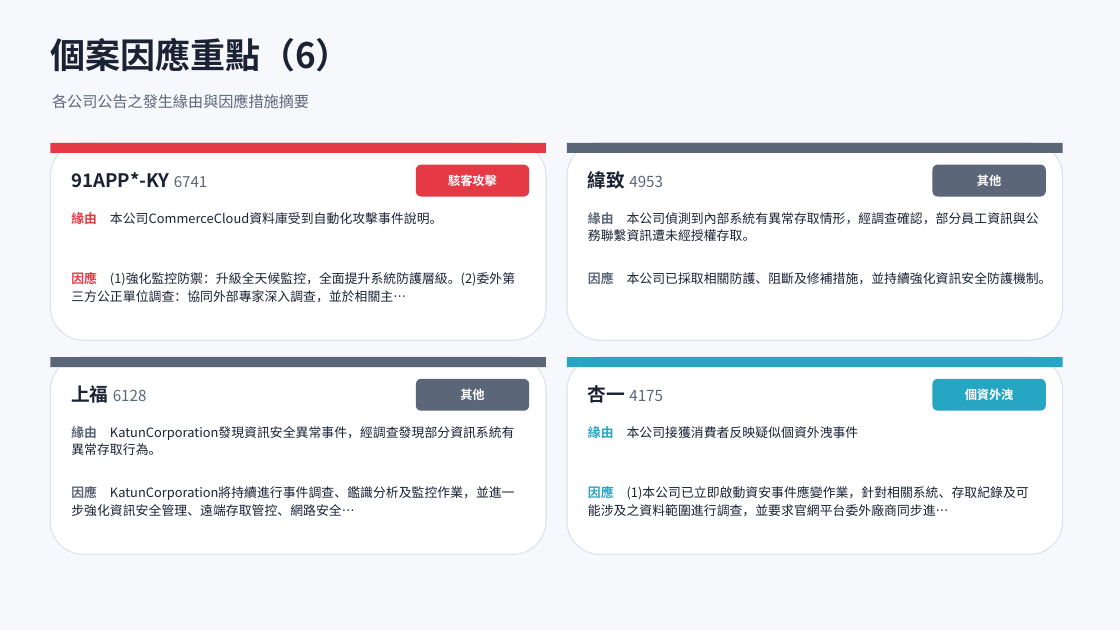
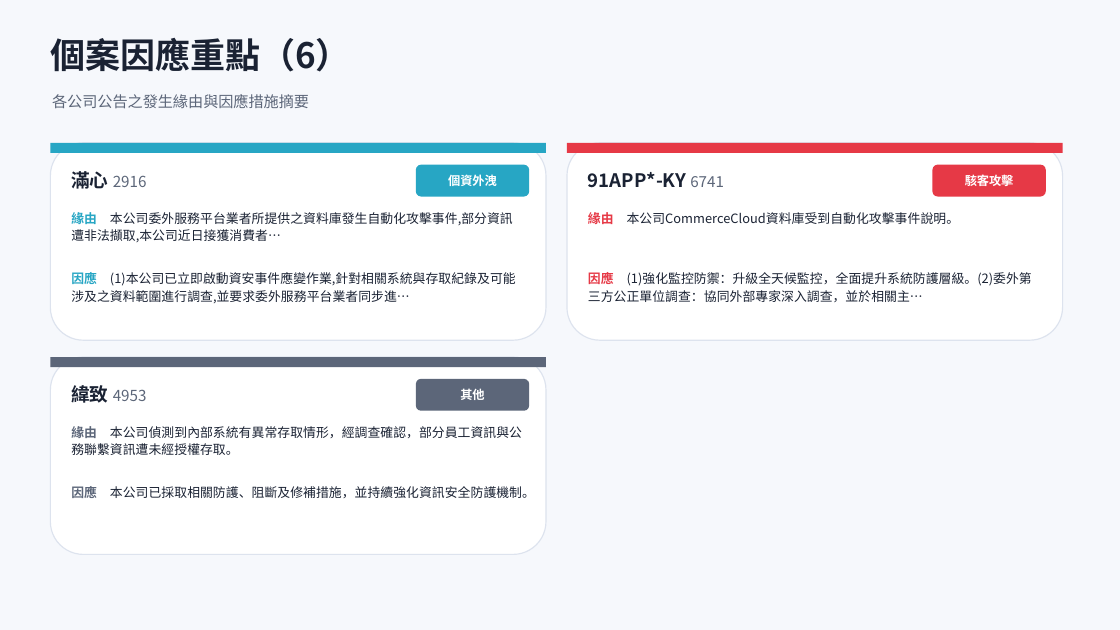
Before and after one commit to Johnnylin77/mops-isec-monitor, a slide deck: slide 11 of 資安事件因應分析.pptx. Drawn at 1120x630 pixels with LibreOffice and Linux fonts; fonts in the diff are those of the drawing. Boxes give left, top, right and bottom in pixels: in the first picture for what was removed or moved away, otherwise in the second. Text is boxed around its words. In the diff, an @@ line names an element or a change of style, - is before the commit and + after.

```diff
--- a/資安事件因應分析.pptx
+++ b/資安事件因應分析.pptx
@@ rectangle at (50, 143, 546, 153): fill #E63946 to #27A6C4 @@
@@ rectangle at (567, 143, 1063, 153): fill #5C6679 to #E63946 @@
@@ text at (71, 171, 147, 189): text changed; size 16 to 13 pt; text colour #1A2233 to #5C6679; bold off @@
-91APP*-KY 6741
+滿心 2916
@@ rounded rectangle at (416, 165, 529, 197): fill #E63946 to #27A6C4 @@
@@ text at (448, 174, 497, 186): text changed @@
-駭客攻擊
+個資外洩
@@ text at (588, 172, 724, 188): text changed; size 13 to 16 pt; text colour #5C6679 to #1A2233; bold on @@
-緯致 4953
+91APP*-KY 6741
@@ rounded rectangle at (933, 165, 1046, 197): fill #5C6679 to #E63946 @@
@@ text at (965, 175, 1014, 186): text changed @@
-其他
+駭客攻擊
@@ text at (71, 212, 513, 242): text changed @@
-緣由 本公司CommerceCloud資料庫受到自動化攻擊事件說明。
+緣由 本公司委外服務平台業者所提供之資料庫發生自動化攻擊事件,部分資訊遭非法擷取,本公司近日接獲消費者…
@@ text at (588, 212, 960, 224): text changed @@
-緣由 本公司偵測到內部系統有異常存取情形，經調查確認，部分員工資訊與公務聯繫資訊遭未經授權存取。
+緣由 本公司CommerceCloud資料庫受到自動化攻擊事件說明。
@@ text at (71, 270, 516, 303): text changed @@
-因應 (1)強化監控防禦：升級全天候監控，全面提升系統防護層級。(2)委外第三方公正單位調查：協同外部專家深入調查，並於相關主…
+因應 (1)本公司已立即啟動資安事件應變作業,針對相關系統與存取紀錄及可能涉及之資料範圍進行調查,並要求委外服務平台業者同步進…
@@ text at (588, 272, 1032, 302): text changed @@
-因應 本公司已採取相關防護、阻斷及修補措施，並持續強化資訊安全防護機制。
+因應 (1)強化監控防禦：升級全天候監控，全面提升系統防護層級。(2)委外第三方公正單位調查：協同外部專家深入調查，並於相關主…
@@ rounded rectangle removed at (567, 357, 1063, 555) @@
@@ rectangle removed at (567, 357, 1063, 367) @@
@@ text at (71, 385, 147, 403): text changed @@
-上福 6128
+緯致 4953
@@ text removed at (588, 385, 663, 403) @@
-杏一 4175
@@ rounded rectangle removed at (933, 379, 1046, 411) @@
@@ text removed at (965, 388, 1014, 400) @@
-個資外洩
@@ text at (71, 426, 522, 455): text changed @@
-緣由 KatunCorporation發現資訊安全異常事件，經調查發現部分資訊系統有異常存取行為。
+緣由 本公司偵測到內部系統有異常存取情形，經調查確認，部分員工資訊與公務聯繫資訊遭未經授權存取。
@@ text removed at (588, 426, 859, 438) @@
-緣由 本公司接獲消費者反映疑似個資外洩事件
@@ text at (71, 486, 535, 498): text changed @@
-因應 KatunCorporation將持續進行事件調查、鑑識分析及監控作業，並進一步強化資訊安全管理、遠端存取管控、網路安全…
+因應 本公司已採取相關防護、阻斷及修補措施，並持續強化資訊安全防護機制。
@@ text removed at (588, 484, 1029, 516) @@
-因應 (1)本公司已立即啟動資安事件應變作業，針對相關系統、存取紀錄及可能涉及之資料範圍進行調查，並要求官網平台委外廠商同步進…
```
Also in this commit, not shown: 9 other slides changed, 1 slide removed, 2 other files.
